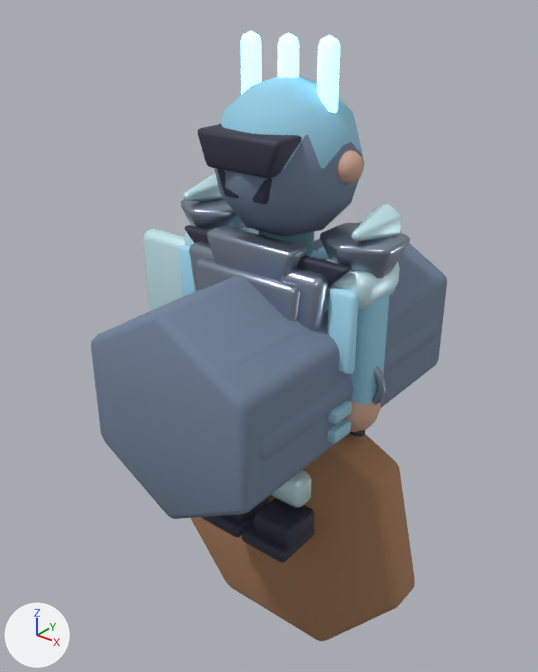
Before and after pictures for a commit that changed the Blender file assets-source/blender/characters/icearmor.blend.
Camera for both pictures: a 50 mm lens placed at (1.77, -2.33, 2.34), pointed at (-0.12, 0.03, 0.88). The axes (+X, +Y, +Z) are drawn at lower left. The lights are the same throughout. The older version comes first.

The older version as bpy lines, for what is in view:
```python
ob_shield_face = bpy.data.objects.new('shield.face', me_cube_580)
ob_shield_face.location = (-0.5, -0.03, 0.9)
ob_shield_face.rotation_euler = (1.571, 0.0, 0.0)  # degrees (90, 0, 0)
ob_shouldercap_1 = bpy.data.objects.new('shoulderCap.1', me_cone_048)
ob_shouldercap_1.location = (0.37, 0.0, 1.37)
ob_shouldercap_1.rotation_euler = (3.142, 0.0, 0.0)  # degrees (180, 0, 0)
ob_shoulderspike_r = bpy.data.objects.new('shoulderSpike.R', me_cone_050)
ob_shoulderspike_r.location = (0.42, -0.04, 1.5)
ob_shoulderspike_r.rotation_euler = (1.571, 0.0, 0.0)  # degrees (90, 0, 0)
# also in view: 'LOD2_PROXY_head' at (0.0, 0.0, 1.68); 'frontGuard' at (0.0, -0.2, 1.13); 'armPanel.R' at (0.39, -0.16, 1.12); 'knee.R' at (0.13, -0.08, 0.27); 'shoulder.R' at (0.34, 0.0, 1.28)
```
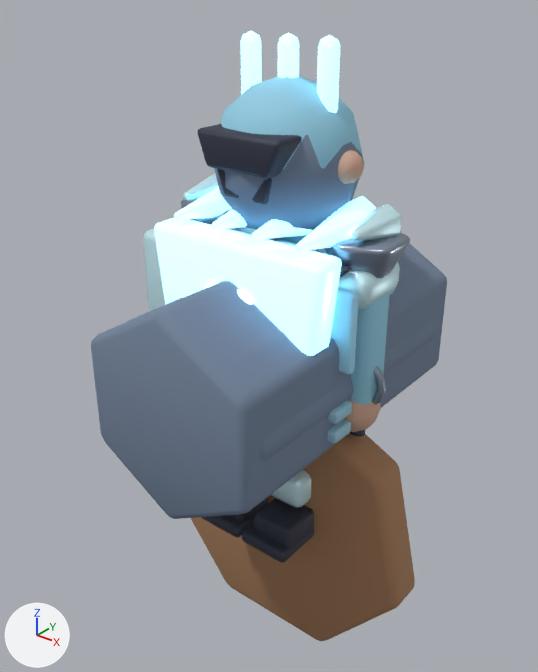
Where the change shows, as pixel boxes [x1, y1, x2, y2] in the pictures (538 x 672 px):
'icearmorChestPlate', added
    after: [154, 217, 342, 356]
'icearmorSpike.3', added
    after: [296, 196, 376, 251]
'icearmorSpike.0', added
    after: [174, 187, 232, 219]
'icearmorSpike.2', added
    after: [252, 219, 313, 240]
'icearmorSpike.1', added
    after: [211, 209, 247, 229]
'icearmorCoreRing', added (mostly hidden)
    after: [204, 283, 252, 305]
'collarFront', unchanged, covered by the edit
    before: [207, 226, 307, 281]
    after: [226, 228, 296, 246]
'frontGuard', unchanged, covered by the edit
    before: [189, 241, 328, 330]
'torsoFrontShell', unchanged, covered by the edit
    before: [196, 258, 300, 320]

Diff of the bpy script that builds the scene:
```diff
--- a/assets-source/blender/characters/icearmor.blend.py
+++ b/assets-source/blender/characters/icearmor.blend.py
@@ me_torus_083 @@
+me_torus_083.from_pydata(...)  # 60 vertices, 60 faces; spans x -0.19..0.19, y -0.19..0.19, z -0.029..0.029
+me_torus_083.polygons.foreach_set('use_smooth', [True] * 60)
+me_torus_083.materials.append(mat_mat_icearmor_glow)  # cyan #d4f8ff, glowing cyan #d4f8ff
@@ me_cone_067 @@
+me_cone_067.from_pydata(...)  # 12 vertices, 8 faces; spans x -0.087..0.087, y -0.1..0.1, z -0.21..0.21
+me_cone_067.polygons.foreach_set('use_smooth', [True] * 8)
+me_cone_067.materials.append(mat_mat_icearmor_ice)  # cyan #c4efff, glowing blue #89daff
@@ me_icearmorchestplatemesh @@
+me_icearmorchestplatemesh.from_pydata([(-0.42, 1.44, -0.08), (0.42, 1.44, -0.08), (0.34, 0.76, -0.08), (0.0, 0.64, -0.08), (-0.34, 0.76, -0.08), (-0.42, 1.44, 0.08), (0.42, 1.44, 0.08), (0.34, 0.76, 0.08), (0.0, 0.64, 0.08), (-0.34, 0.76, 0.08)], [], [(4, 3, 2, 1, 0), (5, 6, 7, 8, 9), (0, 1, 6, 5), (1, 2, 7, 6), (2, 3, 8, 7), (3, 4, 9, 8), (4, 0, 5, 9)])
+me_icearmorchestplatemesh.polygons.foreach_set('use_smooth', [True] * 7)
+me_icearmorchestplatemesh.materials.append(mat_mat_icearmor_ice)  # cyan #c4efff, glowing blue #89daff
@@ ob_icearmorcorering @@
+ob_icearmorcorering = bpy.data.objects.new('icearmorCoreRing', me_torus_083)
+ob_icearmorcorering.location = (0.0, -0.37, 1.1)
+ob_icearmorcorering.rotation_euler = (1.571, 0.0, 0.0)  # degrees (90, 0, 0)
+_m = ob_icearmorcorering.modifiers.new('soft bevel', 'BEVEL')
+_m.width = 0.015
+_m.width_pct = 0.015
+_m.segments = 2
@@ ob_icearmorspike_3 @@
+ob_icearmorspike_3 = bpy.data.objects.new('icearmorSpike.3', me_cone_067)
+ob_icearmorspike_3.location = (0.3, -0.12, 1.48)
+ob_icearmorspike_3.rotation_euler = (1.571, 0.0, 0.0)  # degrees (90, 0, 0)
+_m = ob_icearmorspike_3.modifiers.new('soft bevel', 'BEVEL')
+_m.width = 0.016
+_m.width_pct = 0.016
+_m.segments = 2
@@ ob_icearmorspike_2 @@
+ob_icearmorspike_2 = bpy.data.objects.new('icearmorSpike.2', me_cone_067.copy())
+ob_icearmorspike_2.location = (0.1, -0.12, 1.48)
+ob_icearmorspike_2.rotation_euler = (1.571, 0.0, 0.0)  # degrees (90, 0, 0)
+_m = ob_icearmorspike_2.modifiers.new('soft bevel', 'BEVEL')
+_m.width = 0.016
+_m.width_pct = 0.016
+_m.segments = 2
@@ ob_icearmorspike_1 @@
+ob_icearmorspike_1 = bpy.data.objects.new('icearmorSpike.1', me_cone_067.copy())
+ob_icearmorspike_1.location = (-0.1, -0.12, 1.48)
+ob_icearmorspike_1.rotation_euler = (1.571, 0.0, 0.0)  # degrees (90, 0, 0)
+_m = ob_icearmorspike_1.modifiers.new('soft bevel', 'BEVEL')
+_m.width = 0.016
+_m.width_pct = 0.016
+_m.segments = 2
@@ ob_icearmorspike_0 @@
+ob_icearmorspike_0 = bpy.data.objects.new('icearmorSpike.0', me_cone_067.copy())
+ob_icearmorspike_0.location = (-0.3, -0.12, 1.48)
+ob_icearmorspike_0.rotation_euler = (1.571, 0.0, 0.0)  # degrees (90, 0, 0)
+_m = ob_icearmorspike_0.modifiers.new('soft bevel', 'BEVEL')
+_m.width = 0.016
+_m.width_pct = 0.016
+_m.segments = 2
@@ ob_icearmorchestplate @@
+ob_icearmorchestplate = bpy.data.objects.new('icearmorChestPlate', me_icearmorchestplatemesh)
+ob_icearmorchestplate.location = (0.0, -0.28, 0.0)
+ob_icearmorchestplate.rotation_euler = (1.571, 0.0, 0.0)  # degrees (90, 0, 0)
+_m = ob_icearmorchestplate.modifiers.new('soft bevel', 'BEVEL')
+_m.width = 0.03
+_m.width_pct = 0.03
+_m.segments = 2
```
